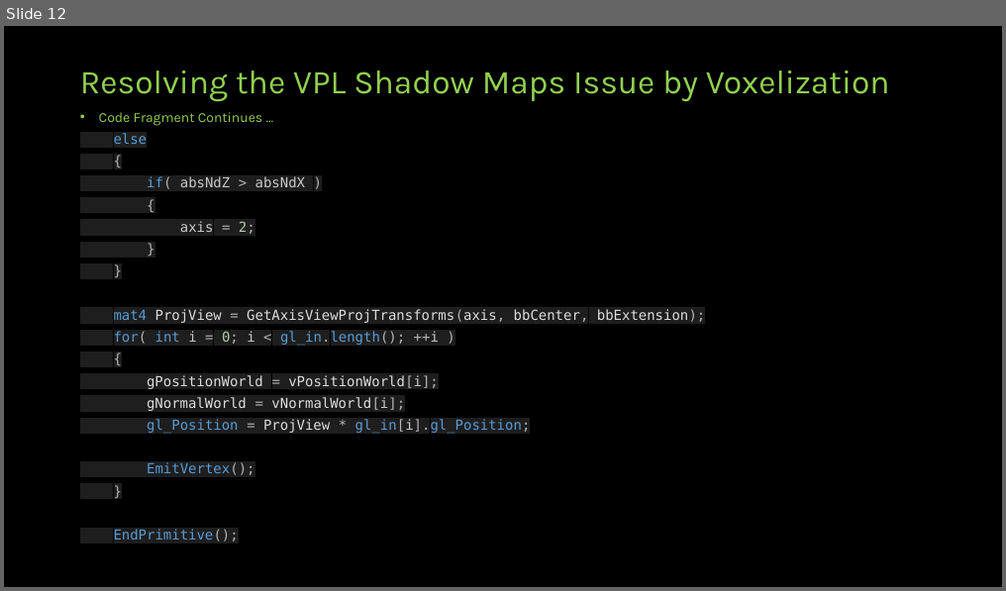
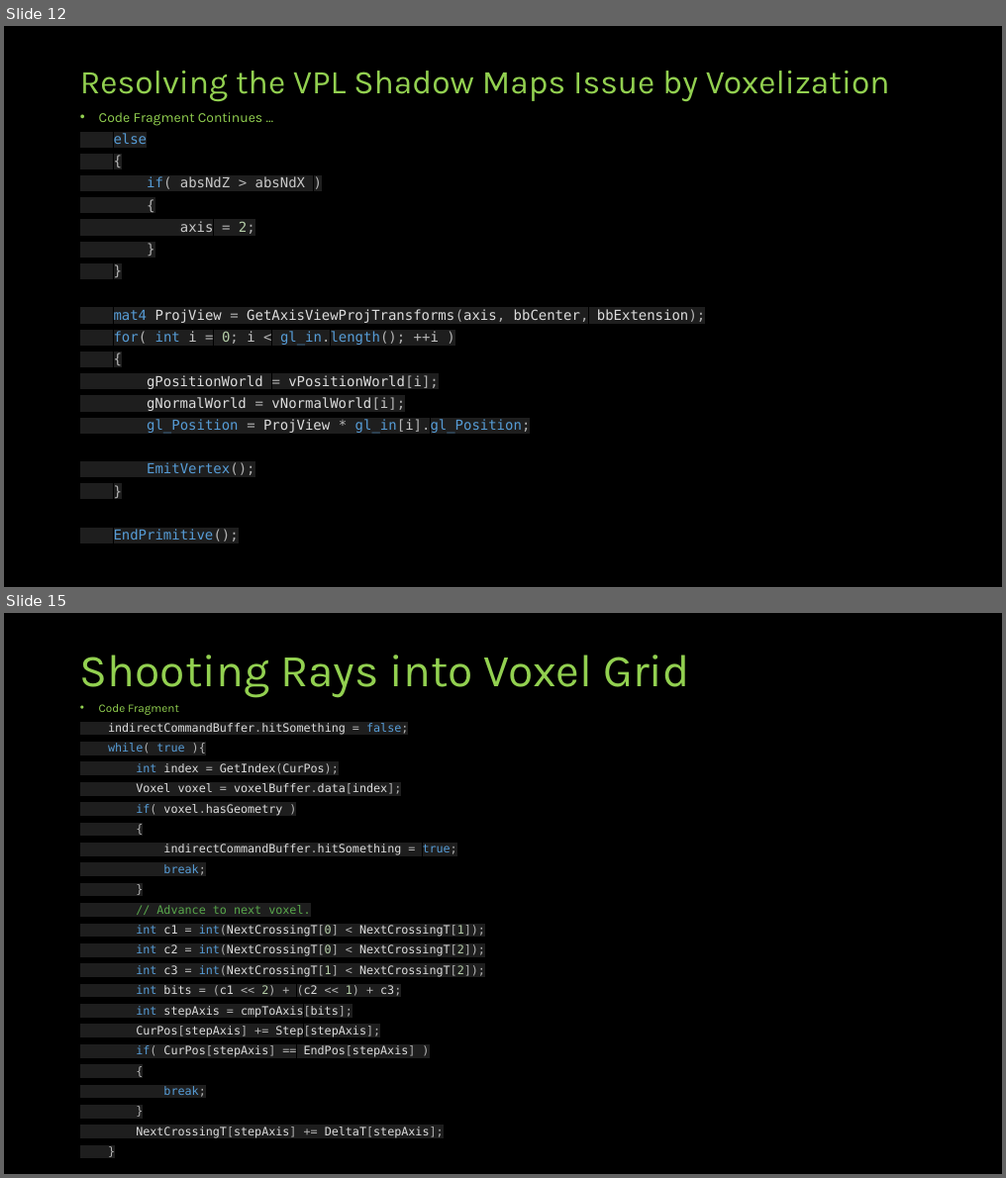
Before and after one commit to jazzboysc/RTGI, a slide deck: Docs/Real-time Global Illumination.pptx. Shown one above the other, each under a label of ours: slide 12 before the commit, slides 12 and 15 after it; the slides between them are not shown. The pictures are 1006x591 and 1006x1178 pixels, drawn with LibreOffice and Linux fonts; fonts in the diff are those of the drawing. Boxes give left, top, right and bottom in pixels: in the first picture for what was removed or moved away, otherwise in the second. Text is boxed around its words. In the diff, an @@ line names an element or a change of style, - is before the commit and + after.

```diff
--- a/Docs/Real-time Global Illumination.pptx
+++ b/Docs/Real-time Global Illumination.pptx
@@ slide 15 added at (4, 613, 1002, 1174), background #000000 @@
@@ title added at (80, 655, 691, 697), 44 pt, text #92D050 @@
+Shooting Rays into Voxel Grid
@@ text added at (99, 704, 485, 1139), 11.2 pt, text #DCDCDC @@
+• Code Fragment
+indirectCommandBuffer.hitSomething = false;
+while( true ){
+int index = GetIndex(CurPos);
+Voxel voxel = voxelBuffer.data[index];
+if( voxel.hasGeometry )
+{
+indirectCommandBuffer.hitSomething = true;
+break;
+}
+// Advance to next voxel.
+int c1 = int(NextCrossingT[0] < NextCrossingT[1]);
+int c2 = int(NextCrossingT[0] < NextCrossingT[2]);
+int c3 = int(NextCrossingT[1] < NextCrossingT[2]);
+int bits = (c1 << 2) + (c2 << 1) + c3;
+int stepAxis = cmpToAxis[bits];
+CurPos[stepAxis] += Step[stepAxis];
+if( CurPos[stepAxis] == EndPos[stepAxis] )
+{
+break;
+}
+NextCrossingT[stepAxis] += DeltaT[stepAxis];
+}
```
Also in this commit, not shown: 5 slides changed, 8 other slides added.
